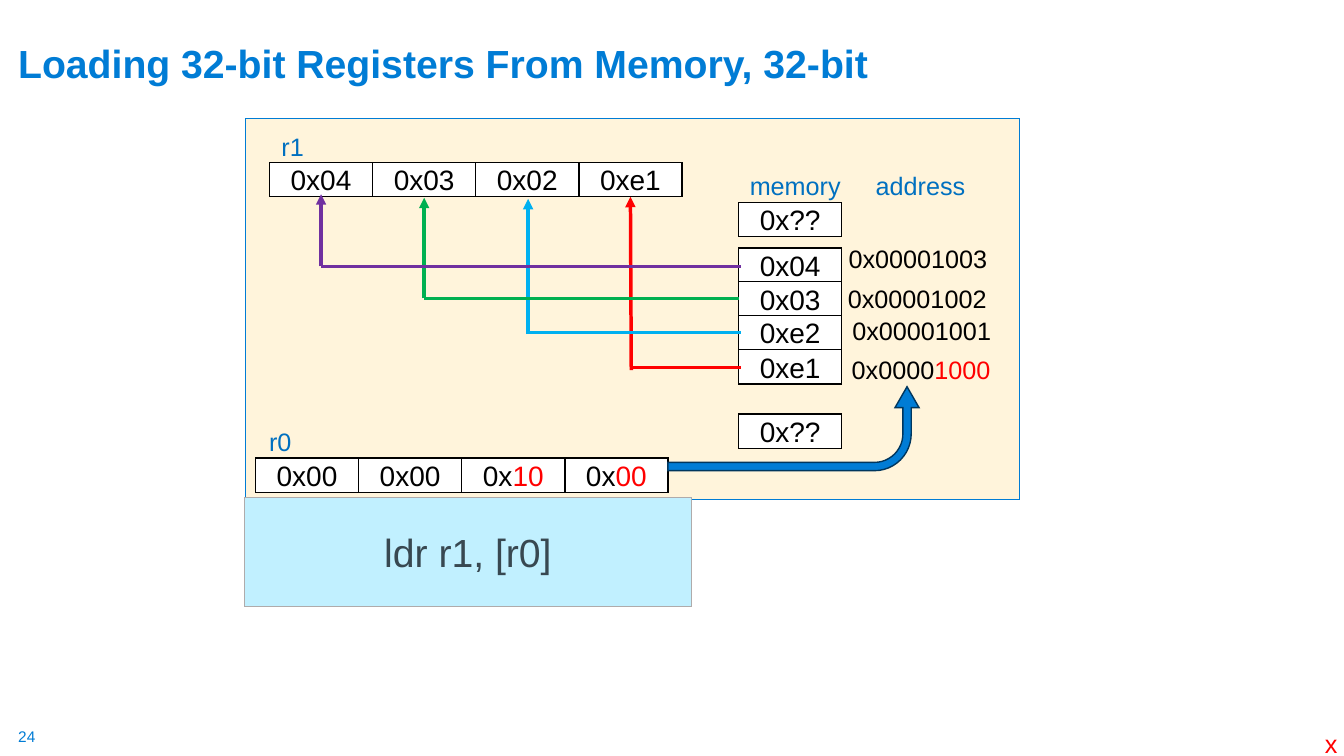
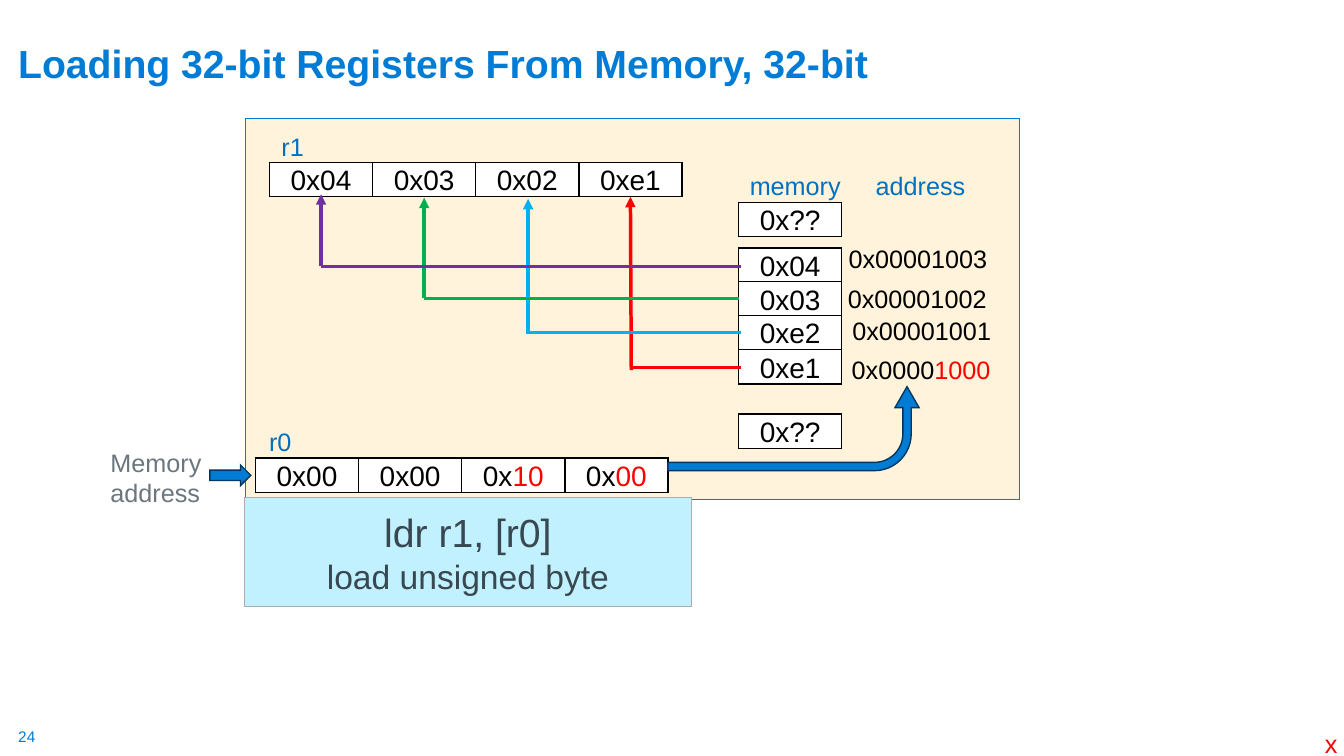
Before and after one commit to cse30-sp24/Muller-Slides, a slide deck: slide 24 of 06-Arm-Part3.pptx. Drawn at 1344x756 pixels with LibreOffice and Linux fonts; fonts in the diff are those of the drawing. Boxes give left, top, right and bottom in pixels: in the first picture for what was removed or moved away, otherwise in the second. Text is boxed around its words. In the diff, an @@ line names an element or a change of style, - is before the commit and + after.

```diff
--- a/06-Arm-Part3.pptx
+++ b/06-Arm-Part3.pptx
@@ text added at bbox=[110, 454, 201, 502], 18 pt, text #6B767D @@
+Memory
+address
@@ right arrow added at bbox=[210, 465, 251, 486], fill #007CD5, outline #00365D 1 pt @@
@@ text in rectangle at bbox=[327, 564, 608, 596]: paragraph added @@
+load unsigned byte
```
Also in this commit, not shown: 15 other slides changed, 5 slides added, 5 slides removed, 1 other file.
